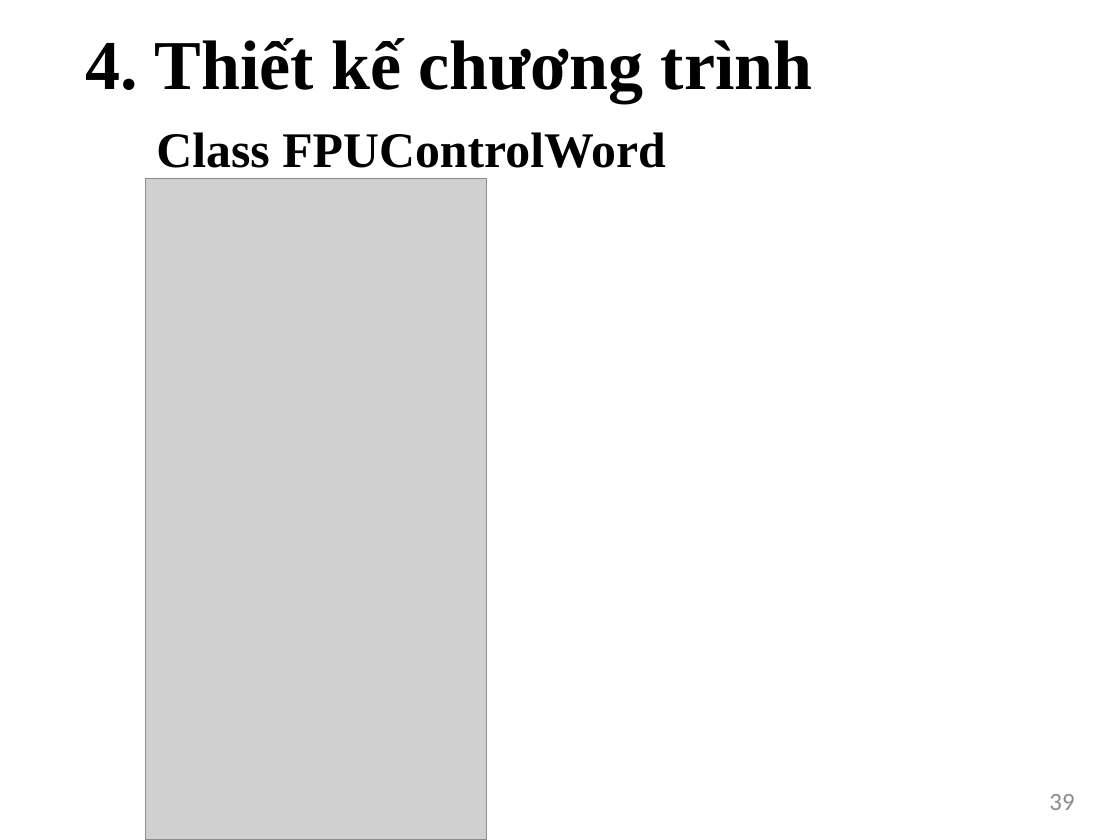
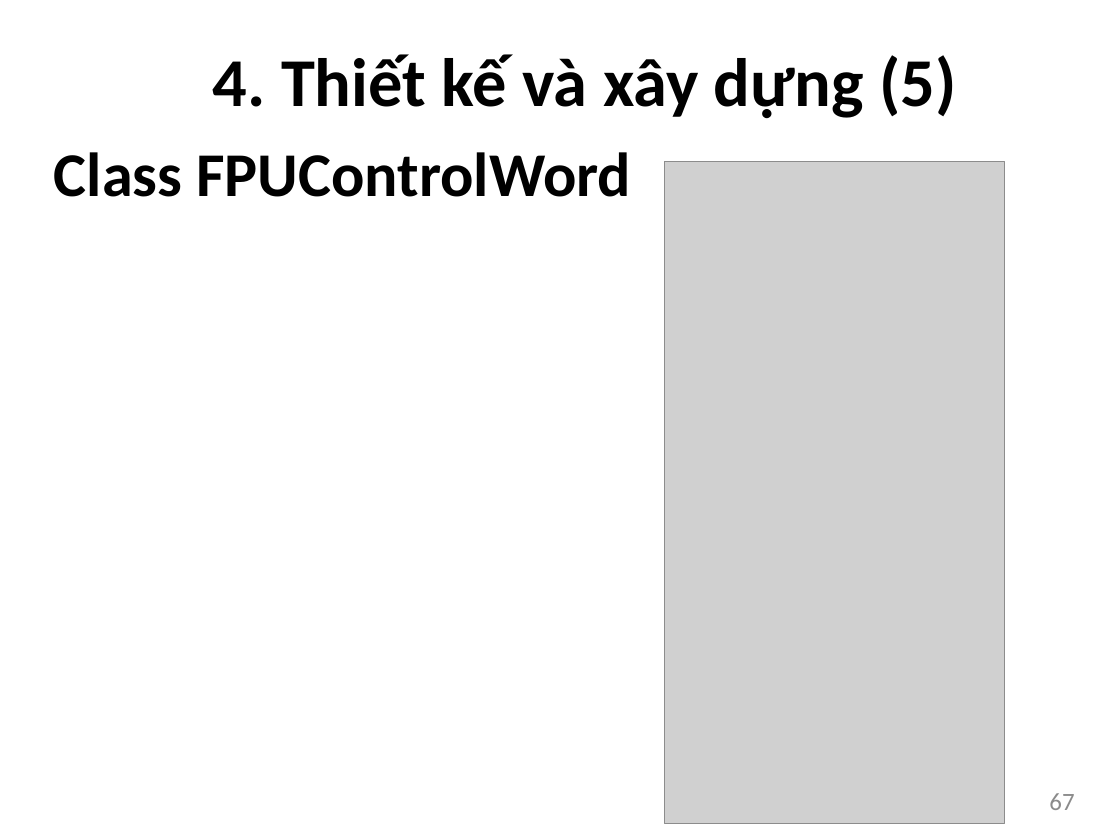
Before and after one commit to bntam/LVTN, a slide deck: slide 67 of Slide/Slide.pptx (slide 39 before the commit). Drawn at 1120x840 pixels with LibreOffice and Linux fonts; fonts in the diff are those of the drawing; grey boxes stand for pictures. Boxes give left, top, right and bottom in pixels: in the first picture for what was removed or moved away, otherwise in the second. Text is boxed around its words. In the diff, an @@ line names an element or a change of style, - is before the commit and + after.

```diff
--- a/Slide/Slide.pptx
+++ b/Slide/Slide.pptx
@@ text removed at (86, 38, 813, 103) @@
-4. Thiết kế chương trình
@@ title added at (213, 54, 956, 119), 44 pt, text #000000, bold @@
+4. Thiết kế và xây dựng (5)
@@ text "Class FPUControlWord": place and size @@
-text "Class FPUControlWord" at (156, 132, 666, 168)
+text "Class FPUControlWord" at (54, 152, 631, 197)
@@ text "Class FPUControlWord" at (54, 152, 631, 197): size 32 to 40 pt, font Times New Roman to Calibri @@
@@ picture: place and size @@
-picture at (146, 178, 486, 840)
+picture at (664, 161, 1005, 823)
@@ page number at (1049, 793, 1074, 810): text changed @@
-39
+67
```
Also in this commit, not shown: 50 other slides changed, 44 slides added, 2 slides removed.
